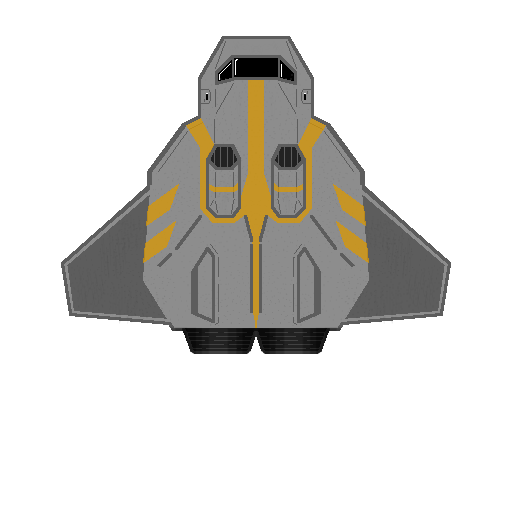
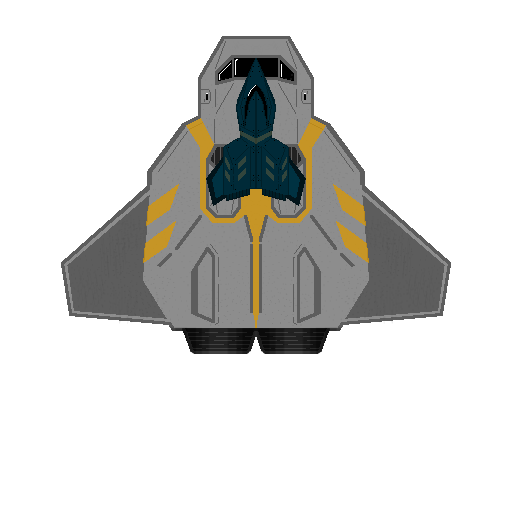
Layer changes from the first (512, 512) image to the second:
added group "fighter #1" with 4 layers above "top_ship" over [206, 58, 306, 206]
added layer "fighter_decal" (25%) in group "fighter #1" over [218, 131, 294, 182]
added layer "fighter_top" in group "fighter #1" over [223, 58, 289, 201]
added layer "fighter_top_wings" in group "fighter #1" over [206, 156, 306, 206]
